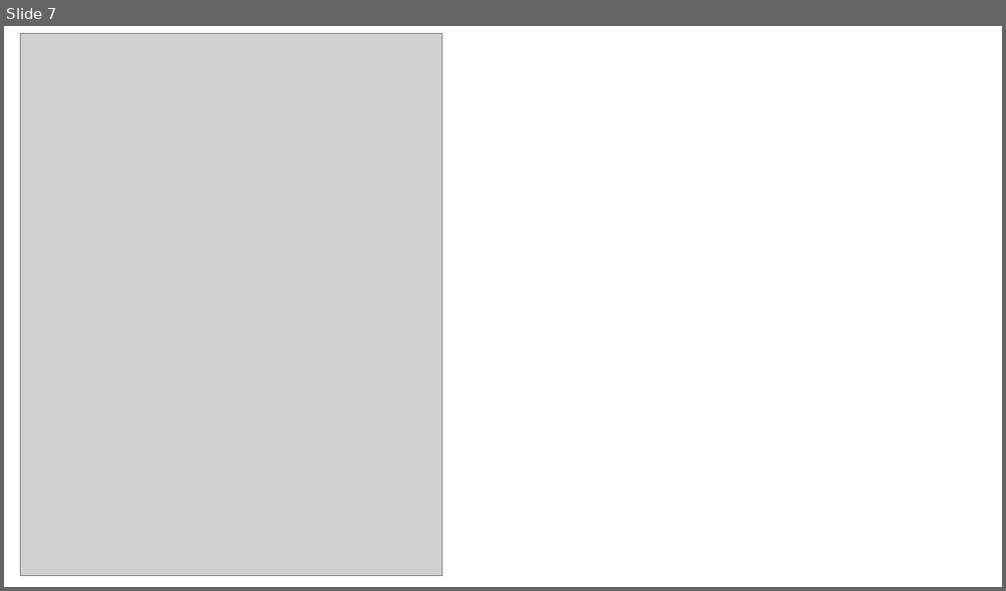
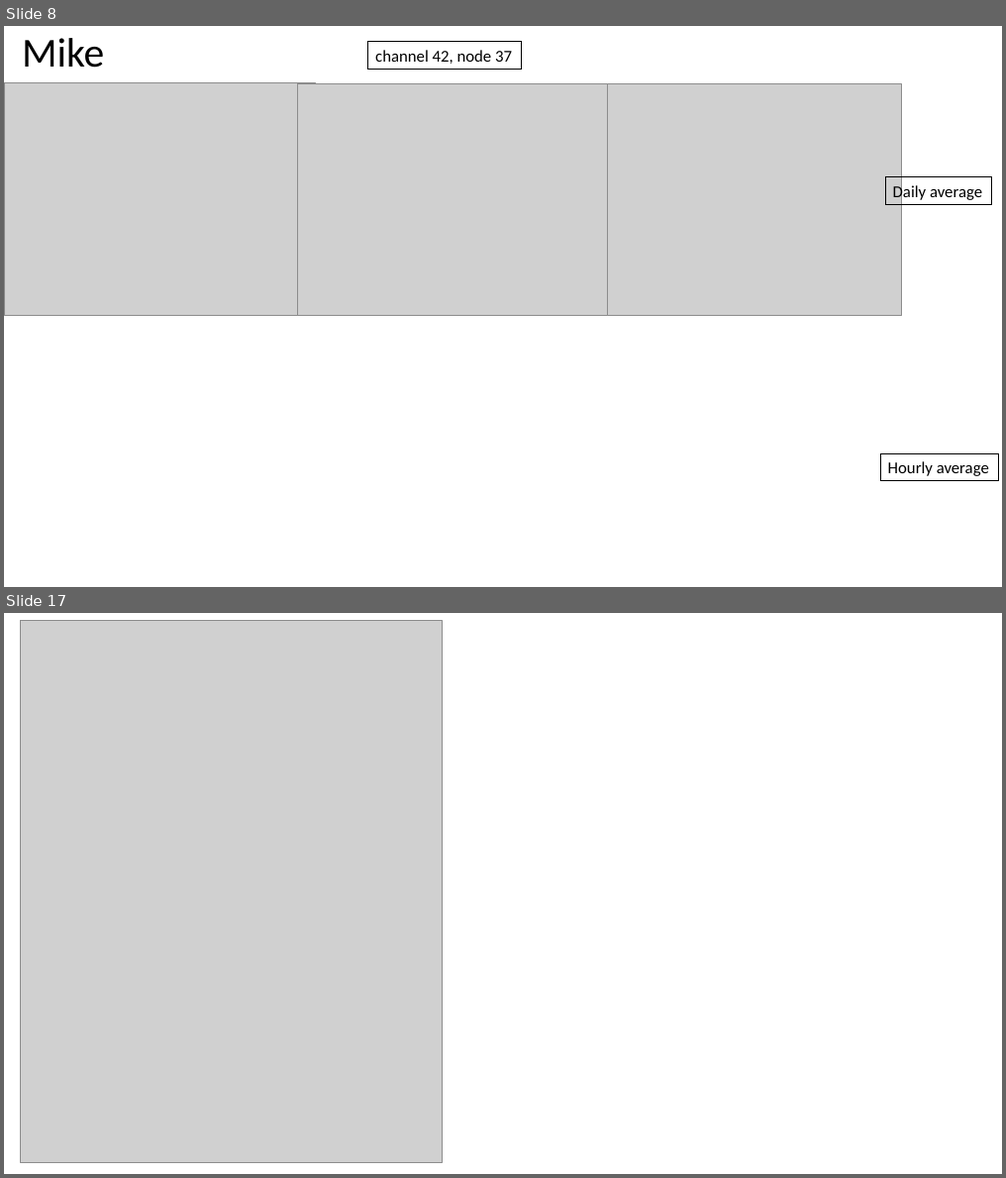
Before and after one commit to BDO-Science/contour-zone-of-influence, a slide deck: figures/zoi_figures.pptx. Shown one above the other, each under a label of ours: slide 7 before the commit, slides 8 and 17 after it; the slides between them are not shown. The pictures are 1006x591 and 1006x1178 pixels, drawn with LibreOffice and Linux fonts; fonts in the diff are those of the drawing; grey boxes stand for pictures. Boxes give left, top, right and bottom in pixels: in the first picture for what was removed or moved away, otherwise in the second. Text is boxed around its words. In the diff, an @@ line names an element or a change of style, - is before the commit and + after.

Commit message:
Committing select channels/nodes for Mike; updated ppt file; some edits to coding raw data

```diff
--- a/figures/zoi_figures.pptx
+++ b/figures/zoi_figures.pptx
@@ slide 8 added at (4,26,1002,587), background #FFFFFF @@
@@ title added at (22,38,104,68), 39.6 pt, text #000000 @@
+Mike
@@ rectangle added at (368,42,522,70), outline #000000 0.75 pt, 16 pt, text #000000 @@
+channel 42, node 37
@@ picture added at (4,82,316,316) @@
@@ picture added at (297,83,607,316) @@
@@ picture added at (592,83,902,316) @@
@@ rectangle added at (886,177,991,205), outline #000000 0.75 pt, 16 pt, text #000000 @@
+Daily average
@@ rectangle added at (880,455,998,482), outline #000000 0.75 pt, 16 pt, text #000000 @@
+Hourly average
@@ what was slide 7 is now slide 17 @@
```
Also in this commit, not shown: 9 other slides added, 1 slide removed, 2 other files.
